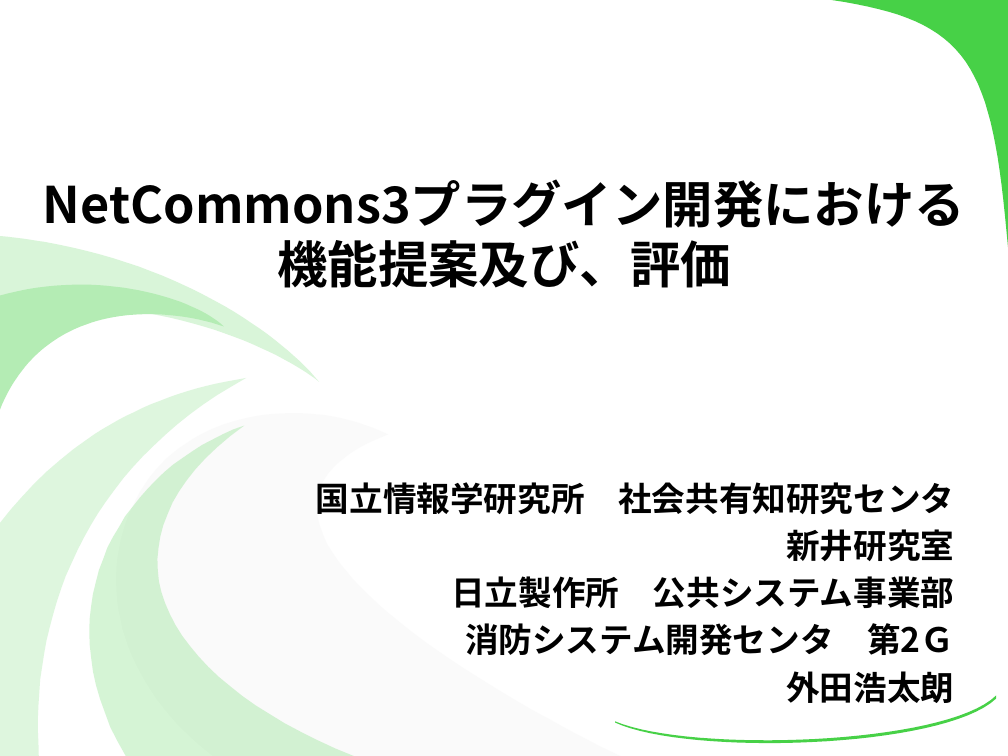
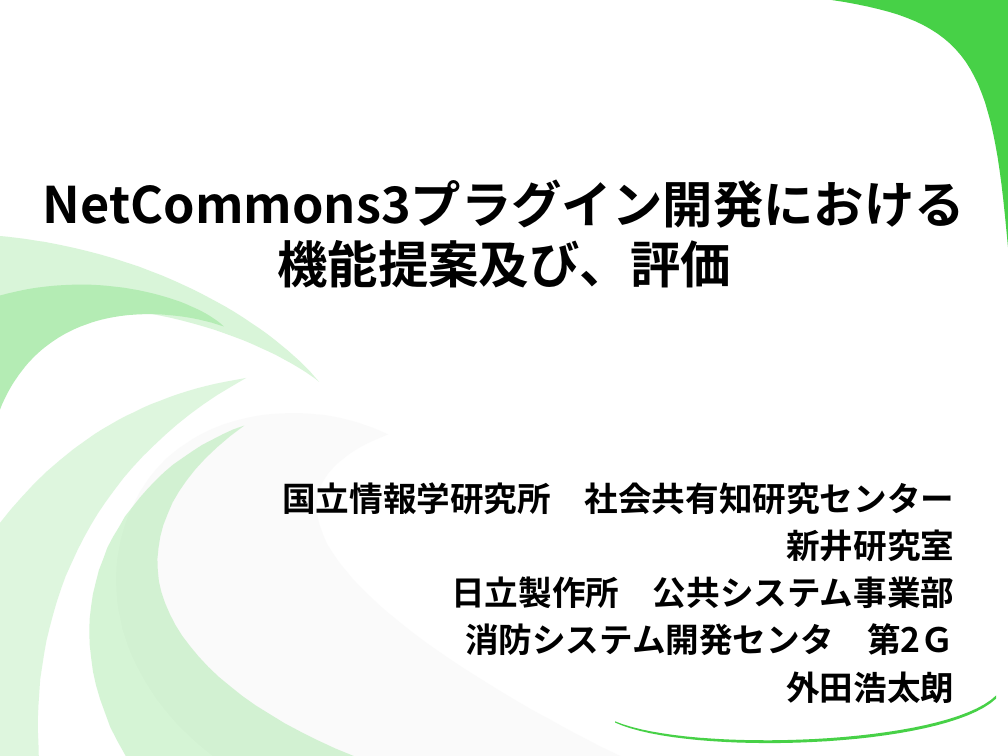
Before and after one commit to kotaro0717/Report-Management, a slide deck: slide 1 of PowerPoint/report_hokada.pptx. Drawn at 1008x756 pixels with LibreOffice and Linux fonts; fonts in the diff are those of the drawing. Boxes give left, top, right and bottom in pixels: in the first picture for what was removed or moved away, otherwise in the second. Text is boxed around its words. In the diff, an @@ line names an element or a change of style, - is before the commit and + after.

```diff
--- a/PowerPoint/report_hokada.pptx
+++ b/PowerPoint/report_hokada.pptx
@@ subtitle "国立情報学研究所 社会共有知研究センター": place and size @@
-subtitle "国立情報学研究所 社会共有知研究センター" at (316, 482, 954, 703)
+subtitle "国立情報学研究所 社会共有知研究センター" at (282, 482, 955, 703)
@@ subtitle at (282, 482, 955, 514): text changed @@
-国立情報学研究所 社会共有知研究センタ
+国立情報学研究所 社会共有知研究センター
```
Also in this commit, not shown: 1 other slide changed, 5 slides added.
